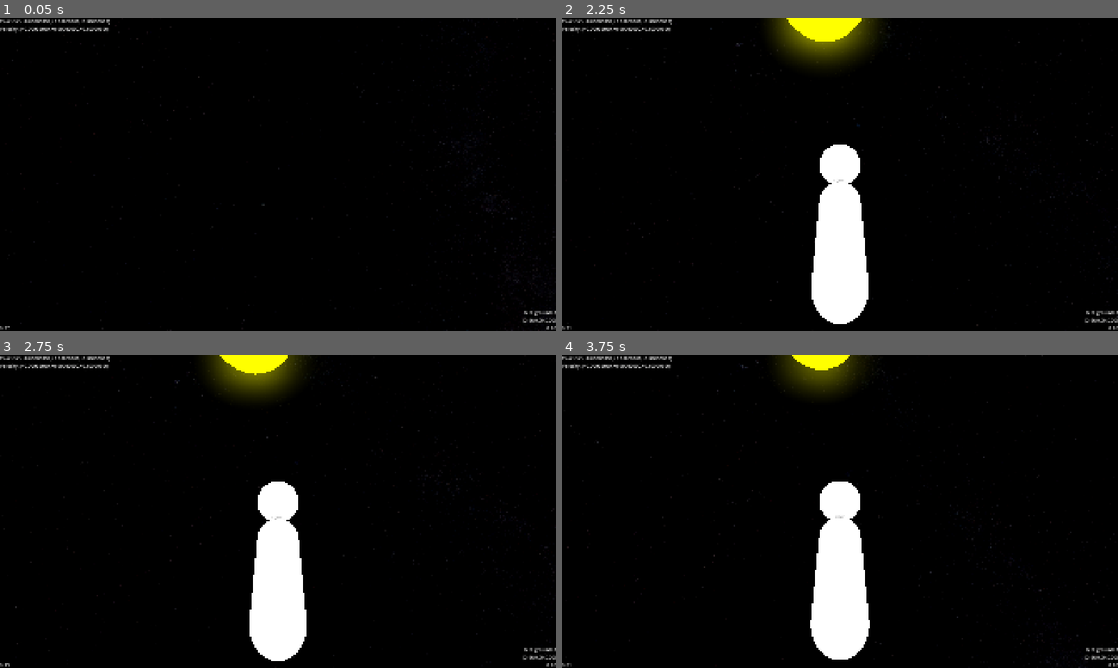
Above: before the commit, frames 1-4 (two rows, left to right).
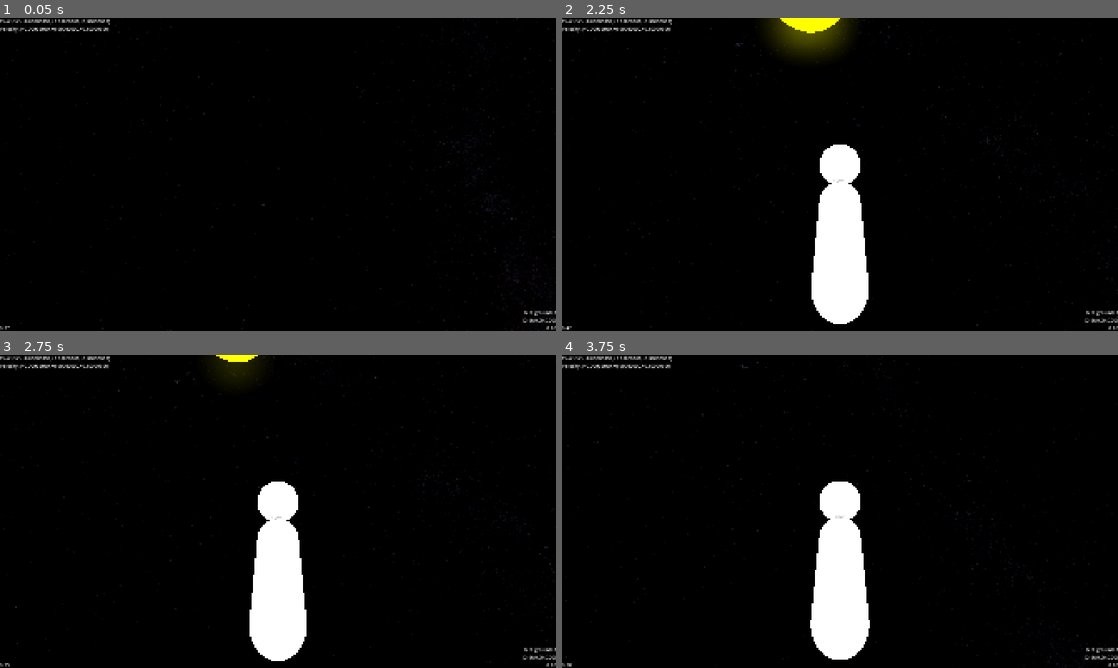
Above: after the commit, the same moments.

Repository: ChrisSor54/AstroExplorer
Game: Godot game, scene res://scenes/main.tscn
Same seed, same stepped clock (60 frames per second), same inputs: the game is played once before the commit and once after it.
Inputs (mouse positions are in pixels of both pictures, inside the frame that each line leads up to):
- Up to frame 1 (0.05 s): no input
- Up to frame 2 (2.25 s): move the mouse to (812, 237) at 0.52 s; hold Space (fly_up) from 0.53 s (still down); tap R (ragdoll) at 0.6, 1.35 s; click (812, 237) at 0.67 s; tap Enter at 1.25 s; move the mouse to (878, 177) at 1.27 s; move the mouse to (795, 171) at 2.02 s; tap F (toggle_firstperson) at 2.1 s
- Up to frame 3 (2.75 s): keep holding Space (fly_up); tap R (ragdoll) at 2.3 s
- Up to frame 4 (3.75 s): move the mouse to (845, 511) at 2.77 s; release Space (fly_up) at 2.78 s; hold A (left) 2.78-3.53 s; tap R (ragdoll) at 2.85, 3.6 s; move the mouse to (817, 505) at 3.52 s; hold Space (fly_up) from 3.53 s (still down)

Frame 1 is identical in both runs. In frame 2, 1.5% of the frame differs, in the area x 0-57%, y 0-100%; in frame 3, 1.6%, in the area x 0-55%, y 0-100%; in frame 4, 1.5%.

Commit message:
Think I fixed the leaning problem. Right now if the player is ragdolled, some of my sinking fixes dont apply. Need to investigate that

Diff:
--- a/scenes/main.tscn
+++ b/scenes/main.tscn
@@ -153,7 +153,7 @@
 environment = SubResource("Environment_lfxu0")
 
 [node name="MapCameraOrigin" type="Marker3D" parent="." unique_id=343246540]
-transform = Transform3D(1, 0, 0, 0, 0.9999997, 0, 0, 0, 0.9999997, 0, 0.0005722046, -1824.0117)
+transform = Transform3D(1, 0, 0, 0, 0.9999997, 0, 0, 0, 0.9999997, 0, 0.0005722046, -1824.0115)
 
 [node name="MapCamera" type="Camera3D" parent="MapCameraOrigin" unique_id=1733701076]
 transform = Transform3D(-4.371139e-08, 1, 4.371139e-08, 0, -4.371139e-08, 1, 1, 4.371139e-08, 1.9106855e-15, 0, 0, 0)
@@ -167,17 +167,17 @@
 virtual_origin = NodePath("VirtualOrigin")
 
 [node name="VirtualOrigin" type="Marker3D" parent="WorldOriginController" unique_id=335965371]
-transform = Transform3D(1, 0, 0, 0, 1, 0, 0, 0, 1, 0, 0.0005722046, -1824.0117)
+transform = Transform3D(1, 0, 0, 0, 1, 0, 0, 0, 1, 0, 0.0005722046, -1824.0115)
 top_level = true
 
 [node name="Star" type="AnimatableBody3D" parent="WorldOriginController" unique_id=256424575 node_paths=PackedStringArray("collision_shape", "mesh", "orbital_line_visualization", "gravity_well_visualization", "barycenter_visualization", "child_bodies")]
-transform = Transform3D(1, 0, 0, 0, 1, 0, 0, 0, 1, 0, 0.0005722046, -1824.0117)
-script = ExtResource("3_tbgi4")
-collision_shape = NodePath("CollisionShape3D")
-mesh = NodePath("Mesh")
-orbital_line_visualization = NodePath("@MeshInstance3D@41220")
-gravity_well_visualization = NodePath("@MeshInstance3D@41219")
-barycenter_visualization = NodePath("@Sprite3D@41221")
+transform = Transform3D(1, 0, 0, 0, 1, 0, 0, 0, 1, 0, 0.0005722046, -1824.0115)
+script = ExtResource("3_tbgi4")
+collision_shape = NodePath("CollisionShape3D")
+mesh = NodePath("Mesh")
+orbital_line_visualization = NodePath("@MeshInstance3D@19833")
+gravity_well_visualization = NodePath("@MeshInstance3D@19832")
+barycenter_visualization = NodePath("@Sprite3D@19834")
 body_name = "Star"
 surface_height = 400.0
 surface_gravity = 60.0
@@ -189,7 +189,7 @@
 show_orbit = false
 radius = 400.0
 mass = 9600000.0
-linear_velocity = Vector3(-92.36838, 0, 0)
+linear_velocity = Vector3(-153.1936, 0, 0)
 metadata/_edit_lock_ = true
 
 [node name="OmniLight3D" type="OmniLight3D" parent="WorldOriginController/Star" unique_id=1069797711]
@@ -220,9 +220,9 @@
 script = ExtResource("3_tbgi4")
 collision_shape = NodePath("CollisionShape3D")
 mesh = NodePath("Mesh")
-orbital_line_visualization = NodePath("@MeshInstance3D@41223")
-gravity_well_visualization = NodePath("@MeshInstance3D@41222")
-barycenter_visualization = NodePath("@Sprite3D@41224")
+orbital_line_visualization = NodePath("@MeshInstance3D@19836")
+gravity_well_visualization = NodePath("@MeshInstance3D@19835")
+barycenter_visualization = NodePath("@Sprite3D@19837")
 body_name = "Planet2"
 surface_height = 100.0
 surface_gravity = 10.0
@@ -232,7 +232,7 @@
 enabled = false
 radius = 100.0
 mass = 100000.0
-linear_velocity = Vector3(-231.84375, -53.29378, 7.5675263)
+linear_velocity = Vector3(-292.66898, -53.29378, 7.5675263)
 angular_velocity = Vector3(0, 0.017527122, 0)
 metadata/_edit_lock_ = true
 
@@ -248,14 +248,14 @@
 transform = Transform3D(1, 0, 0, 0, -4.284084e-08, 1, 0, -1, -4.284084e-08, 0, 0, -51.415)
 
 [node name="HomePlanet" type="AnimatableBody3D" parent="WorldOriginController" unique_id=1755902633 node_paths=PackedStringArray("collision_shape", "mesh", "orbital_line_visualization", "gravity_well_visualization", "barycenter_visualization", "parent_body", "child_bodies")]
-transform = Transform3D(1, 0, 0, 0, 0.91775465, 0.3971479, 0, -0.3971479, 0.91775465, 0, 0.0005722046, 175.98743)
+transform = Transform3D(1, 0, 0, 0, 0.91775465, 0.3971479, 0, -0.3971479, 0.91775465, 0, 0.0005722046, 175.98767)
 physics_material_override = SubResource("PhysicsMaterial_g2els")
 script = ExtResource("3_tbgi4")
 collision_shape = NodePath("CollisionShape3D")
 mesh = NodePath("Mesh")
-orbital_line_visualization = NodePath("@MeshInstance3D@41226")
-gravity_well_visualization = NodePath("@MeshInstance3D@41225")
-barycenter_visualization = NodePath("@Sprite3D@41227")
+orbital_line_visualization = NodePath("@MeshInstance3D@19839")
+gravity_well_visualization = NodePath("@MeshInstance3D@19838")
+barycenter_visualization = NodePath("@Sprite3D@19840")
 body_name = "Planet"
 surface_height = 100.0
 surface_gravity = 9.8
@@ -313,9 +313,9 @@
 script = ExtResource("3_tbgi4")
 collision_shape = NodePath("CollisionShape3D")
 mesh = NodePath("Mesh")
-orbital_line_visualization = NodePath("@MeshInstance3D@41229")
-gravity_well_visualization = NodePath("@MeshInstance3D@41228")
-barycenter_visualization = NodePath("@Sprite3D@41230")
+orbital_line_visualization = NodePath("@MeshInstance3D@19842")
+gravity_well_visualization = NodePath("@MeshInstance3D@19841")
+barycenter_visualization = NodePath("@Sprite3D@19843")
 body_name = "Moon"
 surface_height = 30.0
 surface_gravity = 5.0
@@ -325,7 +325,7 @@
 enabled = false
 radius = 30.0
 mass = 4500.0
-linear_velocity = Vector3(-32.448483, 1.7918197, 0)
+linear_velocity = Vector3(-93.273705, 1.7918197, 0)
 angular_velocity = Vector3(0, 0.02665676, 0)
 metadata/_edit_lock_ = true
 
@@ -347,9 +347,9 @@
 script = ExtResource("3_tbgi4")
 collision_shape = NodePath("CollisionShape3D")
 mesh = NodePath("Mesh")
-orbital_line_visualization = NodePath("@MeshInstance3D@41232")
-gravity_well_visualization = NodePath("@MeshInstance3D@41231")
-barycenter_visualization = NodePath("@Sprite3D@41233")
+orbital_line_visualization = NodePath("@MeshInstance3D@19845")
+gravity_well_visualization = NodePath("@MeshInstance3D@19844")
+barycenter_visualization = NodePath("@Sprite3D@19846")
 body_name = "Planet3"
 surface_height = 300.0
 surface_gravity = 15.0
@@ -359,7 +359,7 @@
 enabled = false
 radius = 300.0
 mass = 1350000.0
-linear_velocity = Vector3(-120.12116, 3.7498736, -34.036613)
+linear_velocity = Vector3(-180.94638, 3.7498736, -34.036613)
 angular_velocity = Vector3(0, 0.061172668, 0)
 metadata/_edit_lock_ = true
 
@@ -375,7 +375,7 @@
 transform = Transform3D(1, 0, 0, 0, -4.284084e-08, 1, 0, -1, -4.284084e-08, 0, 0, -51.415)
 
 [node name="Player" parent="WorldOriginController" unique_id=1916186712 node_paths=PackedStringArray("spawn_point") instance=ExtResource("4_jyhfs")]
-transform = Transform3D(0.81766033, 2.3841858e-07, -0.57570094, 0.57570094, -2.1457672e-06, 0.81766033, -1.013279e-06, -1, -1.9073486e-06, 0, 0, -0.00018310547)
+transform = Transform3D(0.81766033, 2.3841858e-07, -0.57570094, 0.57570094, -2.1457672e-06, 0.81766033, -1.013279e-06, -1, -1.9073486e-06, 0, 0, 6.1035156e-05)
 top_level = true
 mass = 70.0
 lock_rotation = false
--- a/scenes/player.gd
+++ b/scenes/player.gd
@@ -140,68 +140,11 @@
 		#angular_velocity = Vector3.ZERO
 		#lock_rotation = true
 		_process_orientation(delta)
-		_process_movement(delta)
 	else:
 		lock_rotation = false
 		_is_stuck_to_surface = false
+	_process_movement(delta)
 	super._physics_process(delta)
-
-
-#func _integrate_forces(state: PhysicsDirectBodyState3D) -> void:
-	#if _is_stuck_to_surface and _ground:
-		#state.transform.origin = _ground.to_global(_surface_position)
-
-#func _integrate_forces(state: PhysicsDirectBodyState3D) -> void:
-	##print(Global.physics_count, " | Integrate Forces => Pos: ", Global.pretty_vector(state.transform.origin), ", Vel: ", Global.pretty_vector(state.linear_velocity))
-	#var delta = state.step
-	#_ground = ground_raycast.get_collider()
-	#if (_current_strongest_tidal_force/mass).length() >= ZERO_G_THRESHOLD:
-		#if in_zero_G:
-			#_is_reorienting = true
-		#in_zero_G = false
-	#else:
-		##print("zero G")
-		#if !in_zero_G:
-			#_is_reorienting = true
-		#in_zero_G = true
-	#if !is_ragdoll and ground_raycast.is_colliding() and _ground != null:
-		#var up_vector = (state.transform.origin-_ground.global_position).normalized()
-		#var relative_velocity = state.linear_velocity - _ground.linear_velocity
-		#if relative_velocity.dot(up_vector) <= 0.2:
-		###global_position += (ground_raycast.global_position - ground_raycast.get_collision_point())
-			#is_grounded = true
-		#else:
-			#is_grounded = false
-		##is_grounded = true
-	#else:
-		##if is_grounded:
-			##_is_reorienting = true
-		#is_grounded = false
-	#if Input.is_action_just_pressed("ragdoll"):
-		#is_ragdoll = !is_ragdoll
-	#
-	##print("Look =>         Pos: ", get_vector_string(state.transform.origin), ", Vel: ", get_vector_string(state.linear_velocity))
-	##_process_look_input(delta)
-	#if !is_ragdoll:
-		#lock_rotation = true
-		#angular_velocity = Vector3.ZERO
-		##print("Orient =>       Pos: ", get_vector_string(state.transform.origin), ", Vel: ", get_vector_string(state.linear_velocity))
-		##_process_state_orientation(state, delta)
-		#
-		##print("Move =>         Pos: ", get_vector_string(state.transform.origin), ", Vel: ", get_vector_string(state.linear_velocity))
-		#_process_state_movement(state, delta)
-	#else:
-		#lock_rotation = false
-		#_is_stuck_to_surface = false
-	##print("Integrate =>    Pos: ", get_vector_string(state.transform.origin), ", Vel: ", get_vector_string(state.linear_velocity))
-	#if _rotation_buffer != Vector3.ZERO:
-		#var rotation_angle = _rotation_buffer.length()
-		#var rotation_axis = _rotation_buffer / rotation_angle
-		#state.transform.basis = state.transform.basis.rotated(rotation_axis, rotation_angle)
-		#_rotation_buffer = Vector3.ZERO
-	#if custom_integrator:
-		#state.transform.origin += state.linear_velocity * delta
-	##print(Global.physics_count, " | End Integrate Forces => Pos: ", Global.pretty_vector(state.transform.origin), ", Vel: ", Global.pretty_vector(state.linear_velocity))
 
 
 func _process_movement(delta: float) -> void:
@@ -220,7 +163,9 @@
 		_is_stuck_to_surface = false
 		rotation_axis = Input.get_axis("rotate_left", "rotate_right")
 		#print(input_vector)
-
+	if is_ragdoll:
+		input_vector = Vector3.ZERO
+		rotation_axis = 0.0
 	var move_vector = Vector3.ZERO
 	if is_grounded:
 		#if parent_body:
@@ -259,10 +204,10 @@
 				var overlap = get_overlap_with_ground()
 				if overlap < 0.01:
 					if _is_stuck_to_surface:
-						var position_delta = _ground.to_global(_surface_position) - global_position
+						#var position_delta = _ground.to_global(_surface_position) - global_position
 						#impulse_applied.emit(self, -position_delta*mass)
-						position_shifted.emit(self, position_delta)
-						print(global_position)
+						global_position = _ground.to_global(_surface_position)
+						#position_shifted.emit(self, position_delta)
 					else:
 						_is_stuck_to_surface = true
 						_surface_position = _ground.to_local(global_position)
@@ -274,9 +219,8 @@
 			var deceleration_speed = clampf(walk_acceleration, relative_speed/10, relative_speed)
 			move_vector -= (surface_relative_velocity.normalized()-input_vector)*deceleration_speed*mass/delta
 			if relative_velocity.dot(up_vector) < 0:
-				force_applied.emit(self, -parent_gravity)
-				#move_vector -= upwards_relative_velocity*mass/delta
-				print(relative_velocity.dot(up_vector))
+				#force_applied.emit(self, -parent_gravity)
+				move_vector -= parent_gravity
 
 		#if relative_velocity.length() != 0: print(relative_velocity.length())
 	else:
@@ -284,8 +228,8 @@
 			move_vector = input_vector*thrust_strength*mass
 	if move_vector != Vector3.ZERO:
 		force_applied.emit(self, move_vector)
-	#if rotation_axis != 0:
-		#global_rotate(forward_vector, rotation_axis*thrust_strength*delta*delta)
+	if rotation_axis != 0:
+		global_rotate(forward_vector, rotation_axis*thrust_strength*delta*delta)
 
 
 func _process_look_input(_delta: float) -> void:
